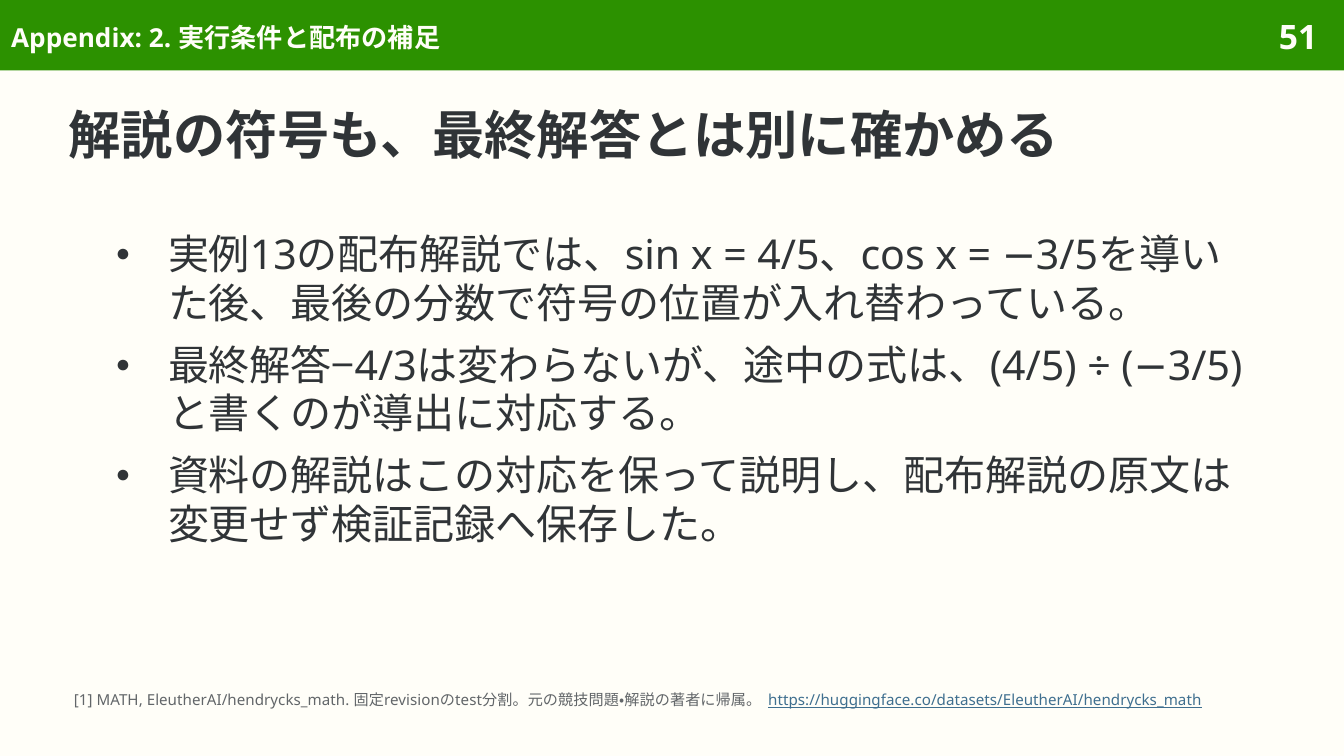
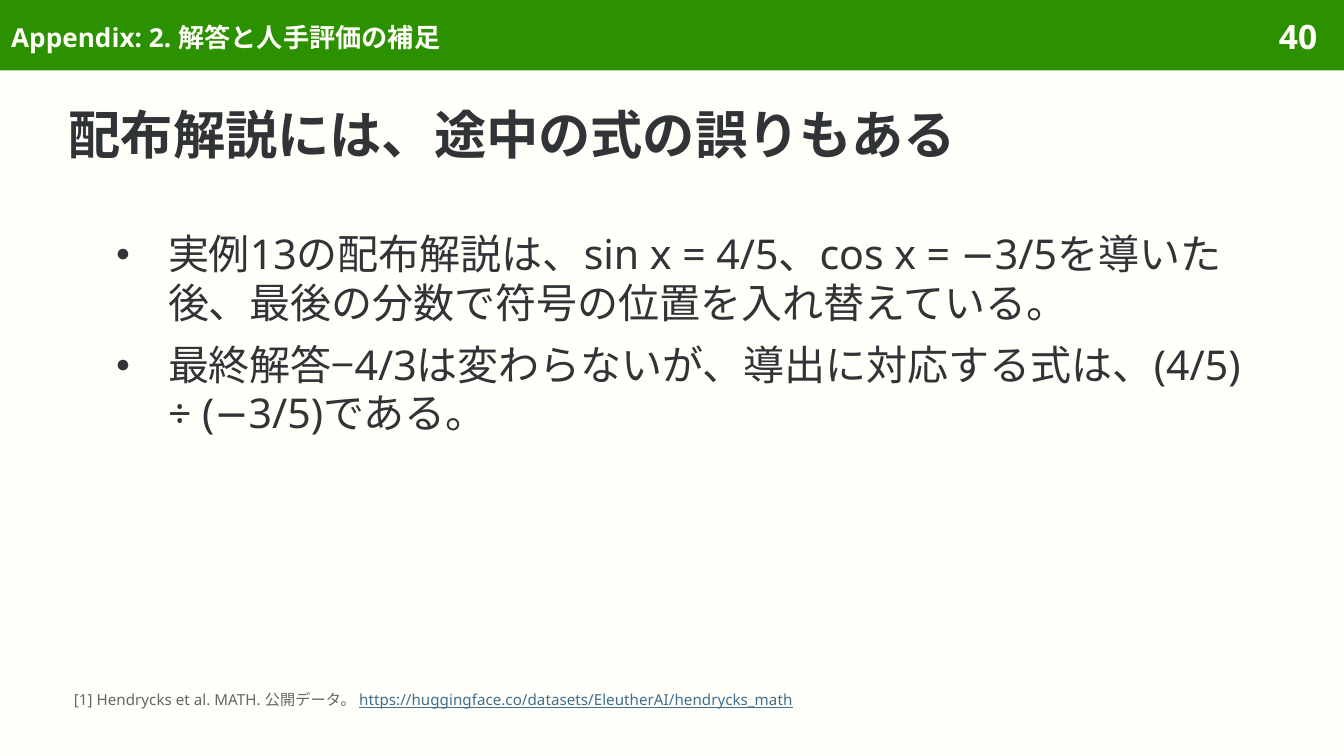
Before and after one commit to sasakiy84/datasets-in-10-minutes, a slide deck: slide 40 of slides/datasets-in-10-minutes-math.pptx (slide 51 before the commit). Drawn at 1344x756 pixels with LibreOffice and Linux fonts; fonts in the diff are those of the drawing. Boxes give left, top, right and bottom in pixels: in the first picture for what was removed or moved away, otherwise in the second. Text is boxed around its words. In the diff, an @@ line names an element or a change of style, - is before the commit and + after.

Commit message:
Center MATH on competition problems and original problem-solving evaluation

```diff
--- a/slides/datasets-in-10-minutes-math.pptx
+++ b/slides/datasets-in-10-minutes-math.pptx
@@ title at bbox=[11, 24, 440, 54]: text changed @@
-Appendix: 2. 実行条件と配布の補足
+Appendix: 2. 解答と人手評価の補足
@@ page number at bbox=[1279, 24, 1317, 50]: text changed @@
-51
+40
@@ title at bbox=[69, 109, 956, 159]: text changed @@
-解説の符号も、最終解答とは別に確かめる
+配布解説には、途中の式の誤りもある
@@ text at bbox=[168, 234, 1241, 435]: text changed @@
-● 実例13の配布解説では、sin x = 4/5、cos x = −3/5を導いた後、最後の分数で符号の位置が入れ替わっている。
-● 最終解答−4/3は変わらないが、途中の式は、(4/5) ÷ (−3/5)と書くのが導出に対応する。
-● 資料の解説はこの対応を保って説明し、配布解説の原文は変更せず検証記録へ保存した。
+● 実例13の配布解説は、sin x = 4/5、cos x = −3/5を導いた後、最後の分数で符号の位置を入れ替えている。
+● 最終解答−4/3は変わらないが、導出に対応する式は、(4/5) ÷ (−3/5)である。
@@ text at bbox=[74, 692, 792, 709]: text changed; text colour #626669 to #3F6F8F @@
-[1] MATH, EleutherAI/hendrycks_math. 固定revisionのtest分割。元の競技問題・解説の著者に帰属。 https://huggingface.co/datasets/EleutherAI/hendrycks_math
+[1] Hendrycks et al. MATH. 公開データ。 https://huggingface.co/datasets/EleutherAI/hendrycks_math
```
Also in this commit, not shown: 35 other slides changed, 12 slides removed, 53 other files.
